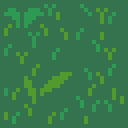
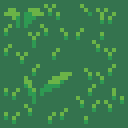
Revision of a layered 128x128 image; what changed, layer by layer:
painted on "Special" over [4, 4, 124, 124]
renamed "Yellowgreen" to "Light", painted on it over [4, 4, 124, 124]
painted on "Layer #1" over [4, 4, 124, 124]
